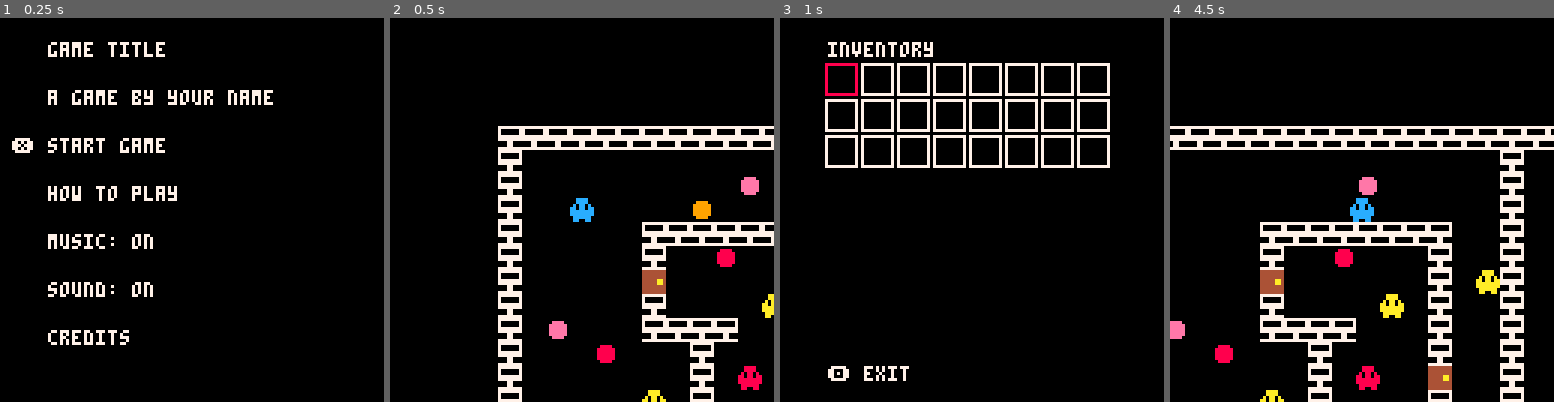
Above: before the commit, frames 1-4 (left to right).
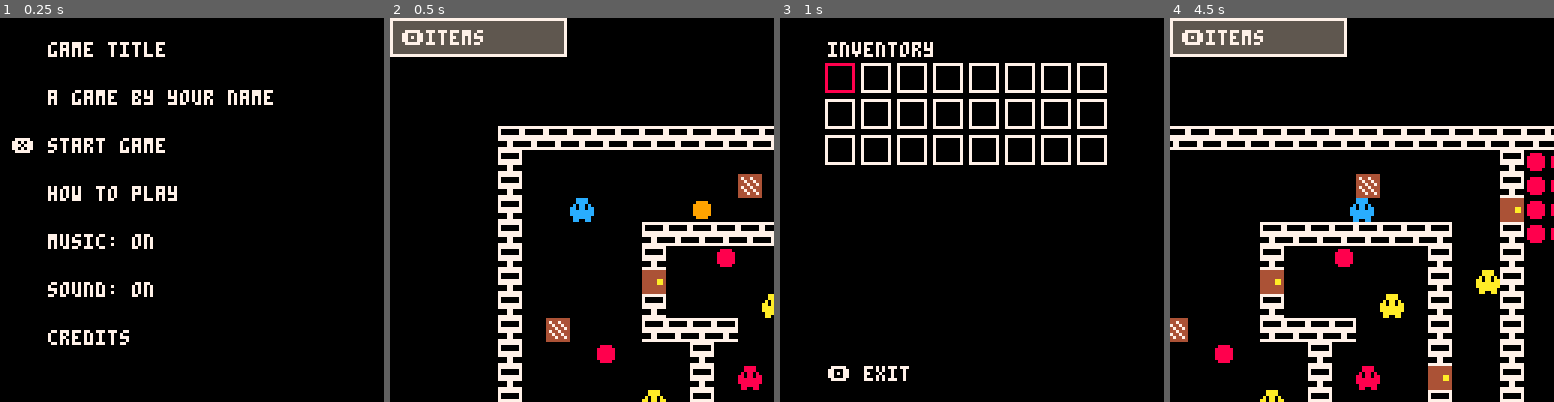
Above: after the commit, the same moments.

Repository: armstrongch/TurdTemplatePico8
Game: PICO-8 cartridge turd_template.p8
The game is run twice, just before and just after one commit, with the same random seed, the same clock (stepped at 60 frames per second) and the same inputs.
Inputs:
- Up to frame 1 (0.25 s): no input
- Up to frame 2 (0.5 s): tap X (X key) at 0.33 s
- Up to frame 3 (1 s): tap O (Z key) at 0.7 s
- Up to frame 4 (4.5 s): tap X (X key) at 1.07, 1.85, 2.97, 4.08 s; hold Right 1.6-2.1 s; tap O (Z key) every 0.4 s from 1.7 to 4.1 s; hold Up 2.15-2.42 s; hold Right 2.47-3.03 s; hold Left 3.08-3.58 s; hold Down 3.63-3.97 s; hold Right from 4.02 s (still down)

Frame 1 is identical in both runs. In frame 2, 5.5% of the frame differs, in the area x 0-97%, y 0-85%; in frame 3, 5.6%; in frame 4, 6.6%, in the area x 0-100%, y 0-85%.

Commit message:
ui + minor inv changes

Diff:
--- a/inventory.lua
+++ b/inventory.lua
@@ -1,13 +1,15 @@
+cash = 3
+
 inventory_items = {}
-selected_index = 1
+inventory_index = 1
 
-max_items = 24
-items_per_row = 8
+max_inv_items = 24
+inv_row_items = 8
 
 item_pickup_sprites = {
 	{ 7, "apple: +dmg vs doctors" },
 	{ 8, "orange: +vitamin c" },
-	{ 9, "pink apple: apple, but pink" }
+	{ 9, "shipping crate: \n this is a test of the \n multi-line item \n descriptions" }
 }
 
 function get_inventory_desc(sprite)
@@ -19,13 +21,13 @@
 
 function update_inventory()
 	if btnp(0) then
-		if selected_index % 8 == 1 then selected_index += 7 else selected_index -= 1 end
+		if inventory_index % 8 == 1 then inventory_index += 7 else inventory_index -= 1 end
 	elseif btnp(1) then
-		if selected_index % 8 == 0 then selected_index -= 7 else selected_index += 1 end
+		if inventory_index % 8 == 0 then inventory_index -= 7 else inventory_index += 1 end
 	elseif btnp(2) then
-		if selected_index <= 8 then selected_index += 16 else selected_index -= 8 end
+		if inventory_index <= 8 then inventory_index += 16 else inventory_index -= 8 end
 	elseif btnp(3) then
-		if selected_index >= 17 then selected_index -= 16 else selected_index += 8 end
+		if inventory_index >= 17 then inventory_index -= 16 else inventory_index += 8 end
 	elseif btnp(4) then state = "playgame" end
 
 end
@@ -37,23 +39,23 @@
 
 	local x_pos = 16
 	local y_pos = 16
-	for i=1,max_items do
+	for i=1,max_inv_items do
 		local color = 7
 		if i <= #inventory_items then
 			spr(inventory_items[i], x_pos, y_pos)
-			if i == selected_index then
-				print(get_inventory_desc(inventory_items[i]), 16, ceil(max_items/items_per_row)*12+20)
+			if i == inventory_index then
+				print(get_inventory_desc(inventory_items[i]), 16, ceil(max_inv_items/inv_row_items)*12+20)
 			end
 		end
 
-		if i == selected_index then
+		if i == inventory_index then
 			color = 8
 		end
 
-		rect(x_pos-1, y_pos-1, x_pos+9, y_pos+9, color)
+		rect(x_pos-1, y_pos-1, x_pos+8, y_pos+8, color)
 
 		x_pos += 12
-		if x_pos-16 >= items_per_row*12 then
+		if x_pos-16 >= inv_row_items*12 then
 			x_pos = 16
 			y_pos += 12
 		end
--- a/playgame.lua
+++ b/playgame.lua
@@ -14,6 +14,8 @@
 	for o in all(game_objects) do
 		draw_game_object(o)
 	end
+
+	draw_ui()
 end
 
 function draw_game_object(o)
@@ -61,7 +63,7 @@
 
 	if btnp(4) then state = "inventory" end
 
-	if #inventory_items < max_items then
+	if #inventory_items < max_inv_items then
 		local current_space_sprite = mget(o.x/8, o.y/8)
 		for i in all(item_pickup_sprites) do
 			if i[1] == current_space_sprite then
--- a/turd_template.p8
+++ b/turd_template.p8
@@ -12,6 +12,136 @@
 #include collisions.lua
 #include enemy.lua
 #include inventory.lua
+#include ui.lua
+…(129 lines of a section not shown)…
 
 
 
@@ -113,10 +243,10 @@
 
 __map__
 0101010101010101010101010101010101010101010101010101010101010101010101010101010101010101010101010100000000000000000000000000000000000000000000000000000000000000000000000000000000000000000000000000000000000000000000000000000000000000000000000000000000000000
-0100000000000000000000000000000001000000000000000000000000000000010000000000000000000000000000000100000000000000000000000000000000000000000000000000000000000000000000000000000000000000000000000000000000000000000000000000000000000000000000000000000000000000
-0100000000000000000009000000000001000000000000000000000000000000010000000000000000000000000000000100000000000000000000000000000000000000000000000000000000000000000000000000000000000000000000000000000000000000000000000000000000000000000000000000000000000000
-0100000200000000080000000000000001000000000000000000000000000000010000000000000000000000000000000100000000000000000000000000000000000000000000000000000000000000000000000000000000000000000000000000000000000000000000000000000000000000000000000000000000000000
-0100000000000101010101010101000001000000000000000000000000000000010000000000000000000000000000000100000000000000000000000000000000000000000000000000000000000000000000000000000000000000000000000000000000000000000000000000000000000000000000000000000000000000
+0100000000000000000000000000000001070707070707070707070700000000010000000000000000000000000000000100000000000000000000000000000000000000000000000000000000000000000000000000000000000000000000000000000000000000000000000000000000000000000000000000000000000000
+0100000000000000000009000000000001070707070707070707070700000000010000000000000000000000000000000100000000000000000000000000000000000000000000000000000000000000000000000000000000000000000000000000000000000000000000000000000000000000000000000000000000000000
+0100000200000000080000000000000004070707070707070707070700000000010000000000000000000000000000000100000000000000000000000000000000000000000000000000000000000000000000000000000000000000000000000000000000000000000000000000000000000000000000000000000000000000
+0100000000000101010101010101000001070707070707070707070700000000010000000000000000000000000000000100000000000000000000000000000000000000000000000000000000000000000000000000000000000000000000000000000000000000000000000000000000000000000000000000000000000000
 0100000000000100000700000001000001000000000000000000000000000000010000000000000000000000000000000100000000000000000000000000000000000000000000000000000000000000000000000000000000000000000000000000000000000000000000000000000000000000000000000000000000000000
 0100000000000400000000000001000501000000000000000000000000000000010000000000000000000000000000000100000000000000000000000000000000000000000000000000000000000000000000000000000000000000000000000000000000000000000000000000000000000000000000000000000000000000
 0100000000000100000000050001000001000000000000000000000000000000010000000000000000000000000000000100000000000000000000000000000000000000000000000000000000000000000000000000000000000000000000000000000000000000000000000000000000000000000000000000000000000000
--- /dev/null
+++ b/ui.lua
@@ -0,0 +1,15 @@
+function draw_ui()
+	local x = player.x - 60
+	local y = player.y - 60
+	local ui_width = 58
+	local ui_height = 12
+	rectfill(x, y, x+ui_width, y+ui_height, 5)
+	rect(x, y, x+ui_width, y+ui_height, 7)
+
+	print("🅾️items", x+4, y+4, 7)
+
+	if inventory_index <= #inventory_items then
+		print("❎", x+38, y+4, 7)
+		spr(inventory_items[inventory_index], x+46, y+2)
+	end
+end
Not shown, changed: 138 lines of the sprite sheet (__gfx__) section of turd_template.p8
Not shown, changed: the thumbnail (__label__) section of turd_template.p8
